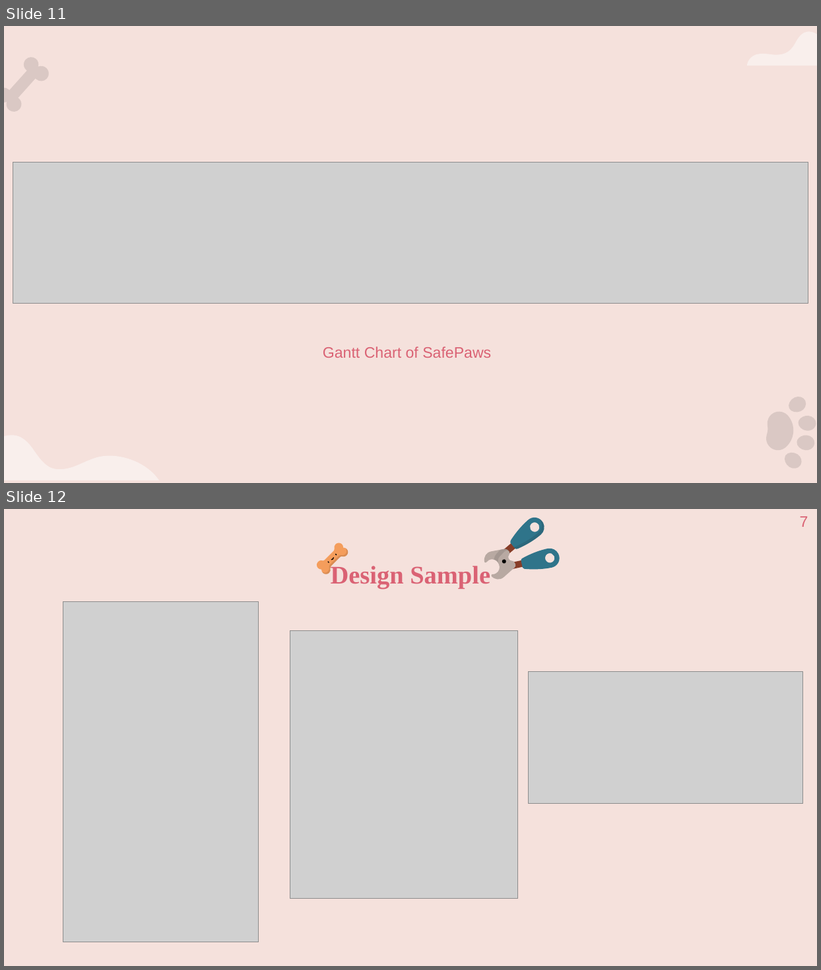
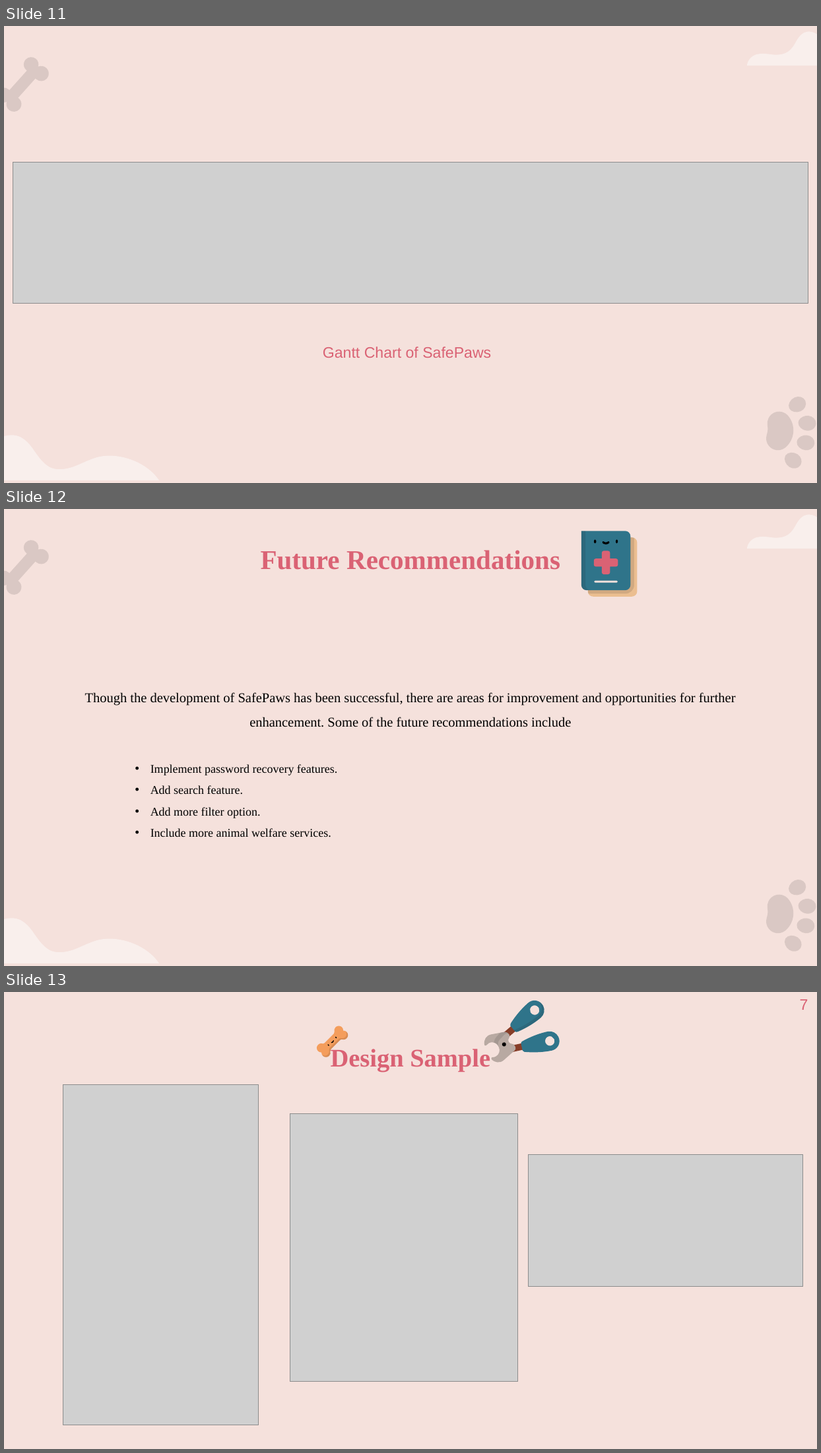
Before and after one commit to Anuj-Sjapati/Safepaws, a slide deck: Prj_documentation/Doc/Very--final-ppt.pptx. Shown one above the other, each under a label of ours: slides 11 and 12 before the commit, slides 11, 12 and 13 after it. The pictures are 821x970 and 821x1453 pixels, drawn with LibreOffice and Linux fonts; fonts in the diff are those of the drawing; grey boxes stand for pictures. Boxes give left, top, right and bottom in pixels: in the first picture for what was removed or moved away, otherwise in the second. Text is boxed around its words. In the diff, an @@ line names an element or a change of style, - is before the commit and + after.

```diff
--- a/Prj_documentation/Doc/Very--final-ppt.pptx
+++ b/Prj_documentation/Doc/Very--final-ppt.pptx
@@ slide 12 added at (4, 509, 817, 966), background #F5E1DC; not listed: 8 template elements that a slide beside it also shows @@
@@ title added at (261, 550, 560, 570), 32 pt, text #DA6274, bold @@
+Future Recommendations
@@ group added at (582, 531, 638, 597): 9 freeform shapes @@
@@ text added at (85, 692, 736, 838), 16 pt, text #000000 @@
+Though the development of SafePaws has been successful, there are areas for improvement and opportunities for further enhancement. Some of the future recommendations include
+    • Implement password recovery features.
+    • Add search feature.
+    • Add more filter option.
+    • Include more animal welfare services.
@@ what was slide 12 is now slide 13 @@
```
Also in this commit, not shown: 1 slide changed, 3 other files.
